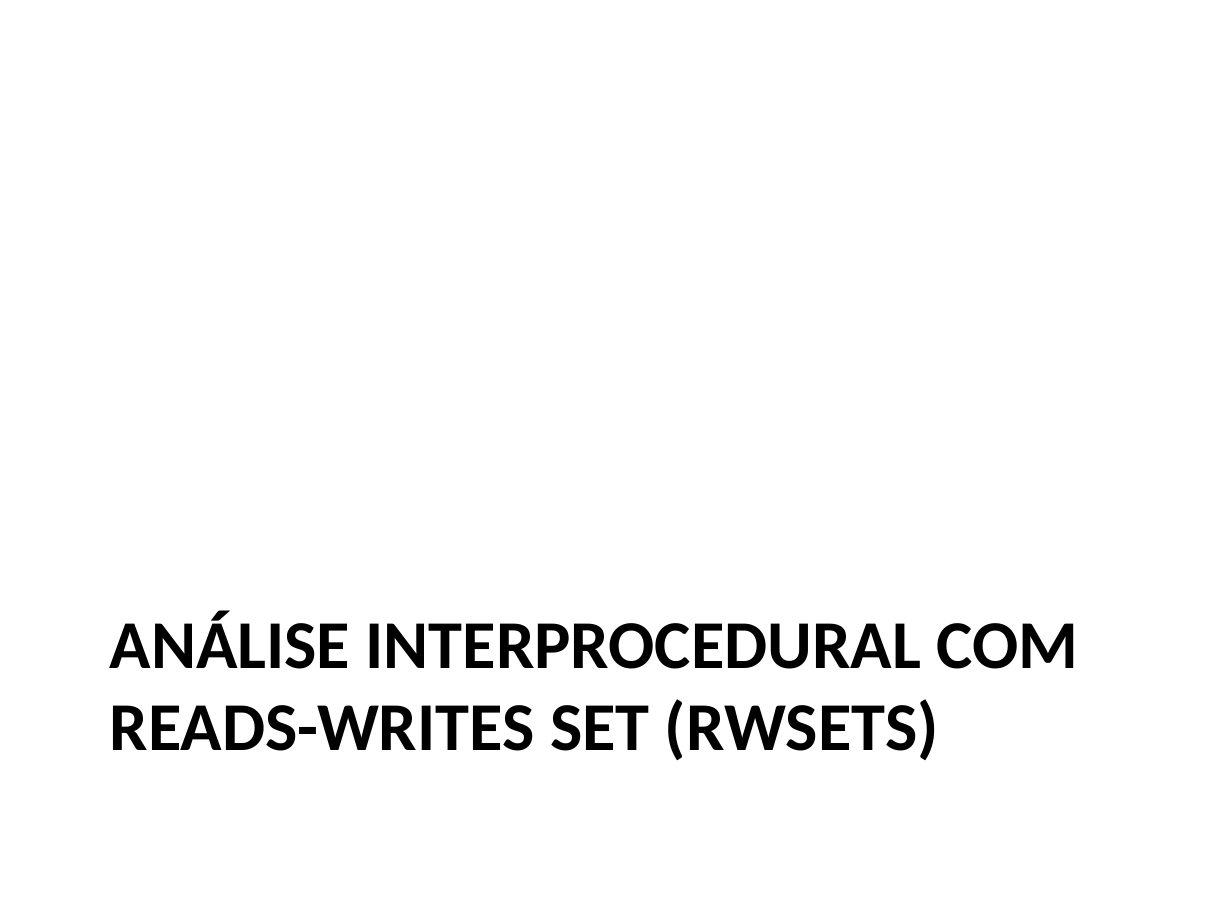
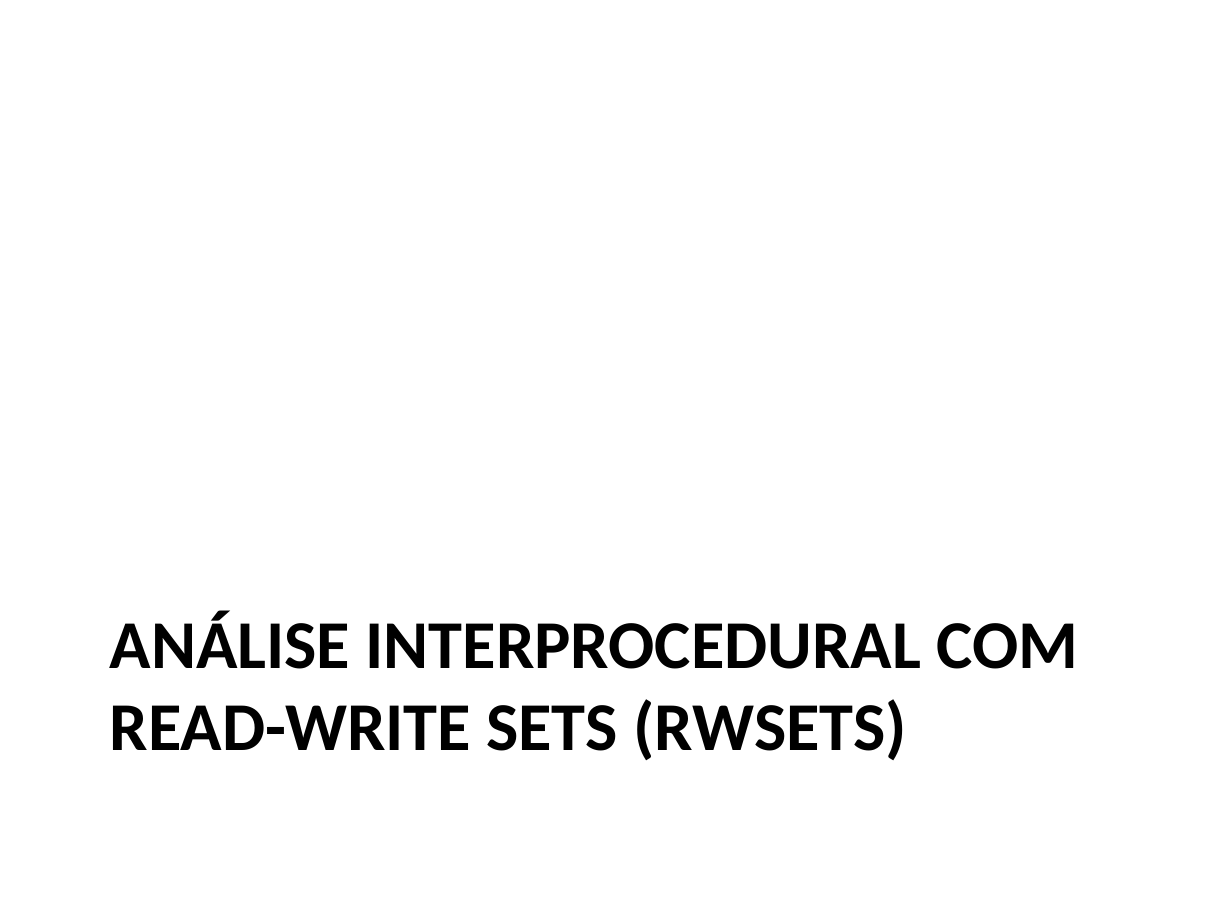
Before and after one commit to damorim/compilers-cin, a slide deck: slide 4 of slides-aulas/aplicacoes.pptx. Drawn at 1232x924 pixels with LibreOffice and Linux fonts; fonts in the diff are those of the drawing. Boxes give left, top, right and bottom in pixels: in the first picture for what was removed or moved away, otherwise in the second. Text is boxed around its words. In the diff, an @@ line names an element or a change of style, - is before the commit and + after.

```diff
--- a/slides-aulas/aplicacoes.pptx
+++ b/slides-aulas/aplicacoes.pptx
@@ title at [110,611,1078,760]: text changed @@
-ANÁLISE INTERPROCEDURAL COM READS-WRITES SET (RWSETS)
+ANÁLISE INTERPROCEDURAL COM READ-WRITE SETS (RWSETS)
```
Also in this commit, not shown: 3 other slides changed, 1 slide added, 1 slide removed, 4 other files.
